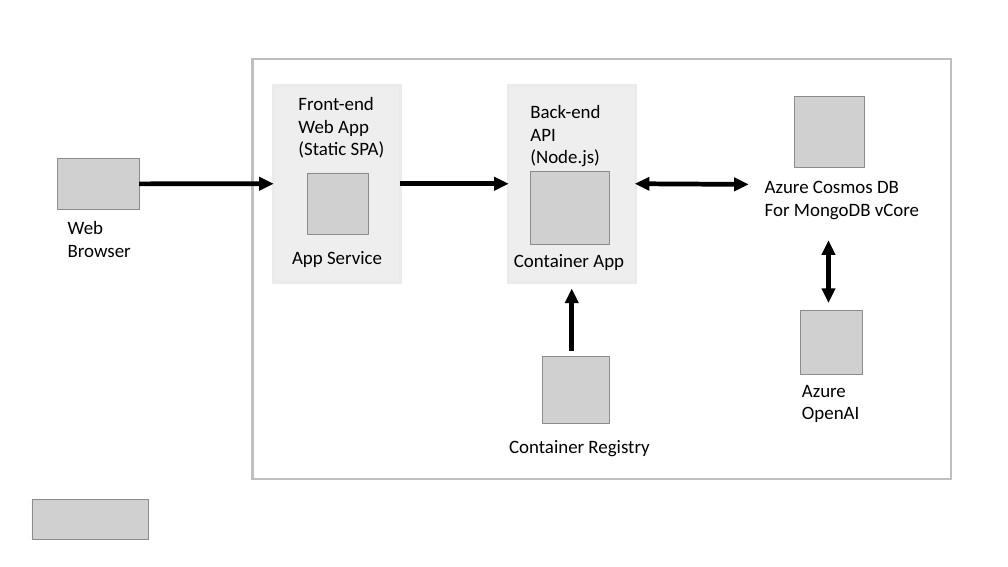
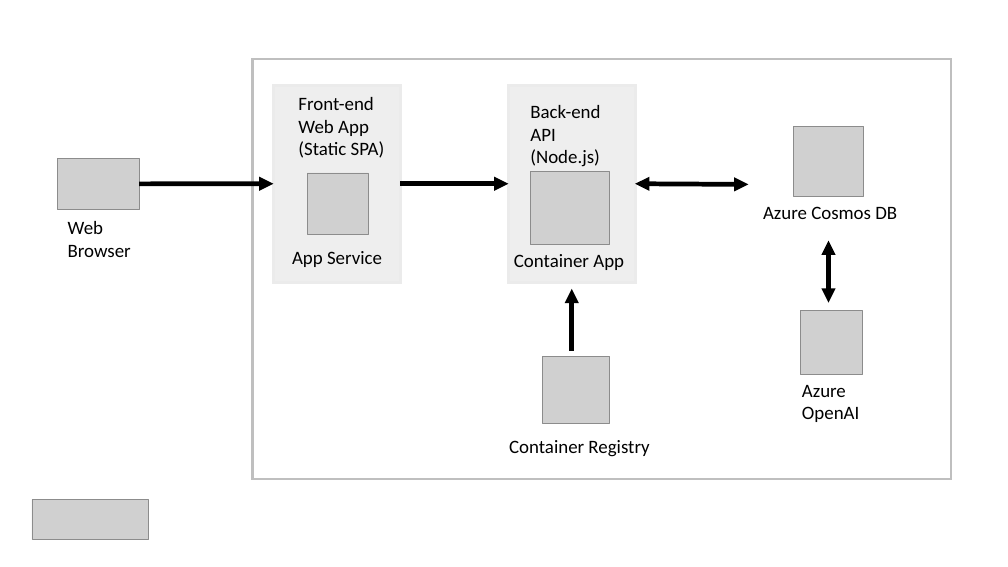
Before and after one commit to AzureCosmosDB/Azure-OpenAI-Node.js-Developer-Guide, a slide deck: slide 1 of assets/architecture.pptx. Drawn at 1008x567 pixels with LibreOffice and Linux fonts; fonts in the diff are those of the drawing; grey boxes stand for pictures. Boxes give left, top, right and bottom in pixels: in the first picture for what was removed or moved away, otherwise in the second. Text is boxed around its words. In the diff, an @@ line names an element or a change of style, - is before the commit and + after.

```diff
--- a/assets/architecture.pptx
+++ b/assets/architecture.pptx
@@ picture: place and size @@
-picture at [795,97,865,167]
+picture at [793,126,864,197]
@@ text "Azure Cosmos DB": place and size @@
-text "Azure Cosmos DB" at [765,180,919,220]
+text "Azure Cosmos DB" at [763,206,897,219]
@@ text at [765,203,919,220]: paragraph removed @@
-For MongoDB vCore
```
Also in this commit, not shown: 1 other file.
